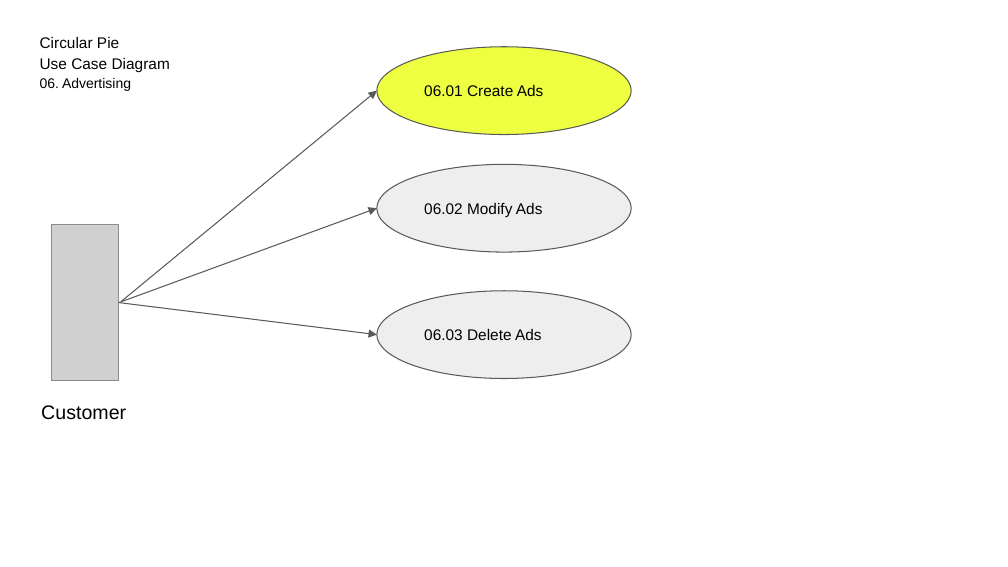
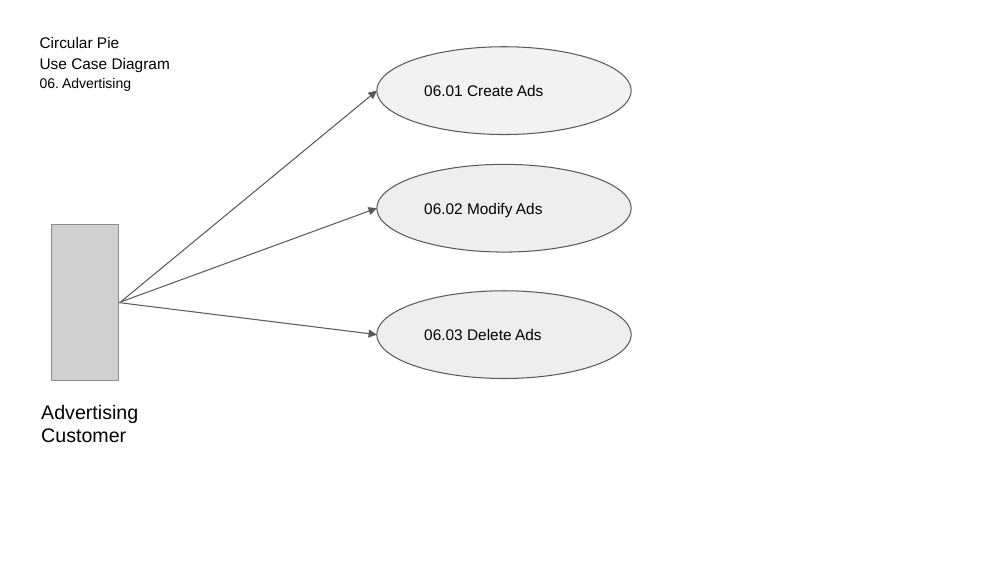
Before and after one commit to yashkantharia/Circular_Pie, a slide deck: slide 6 of CircularPie/Final Presentation/8. UseCaseDiagrams-(UML).pptx. Drawn at 1008x567 pixels with LibreOffice and Linux fonts; fonts in the diff are those of the drawing; grey boxes stand for pictures. Boxes give left, top, right and bottom in pixels: in the first picture for what was removed or moved away, otherwise in the second. Text is boxed around its words. In the diff, an @@ line names an element or a change of style, - is before the commit and + after.

```diff
--- a/CircularPie/Final Presentation/8. UseCaseDiagrams-(UML).pptx
+++ b/CircularPie/Final Presentation/8. UseCaseDiagrams-(UML).pptx
@@ ellipse "06.01 Create Ads" at <box>377,46,631,134</box>: fill #EEFF41 to #F2F2F2 @@
@@ text at <box>41,404,138,443</box>: text changed @@
-Customer
+Advertising Customer
```
Also in this commit, not shown: 3 other slides changed, 10 other files.
